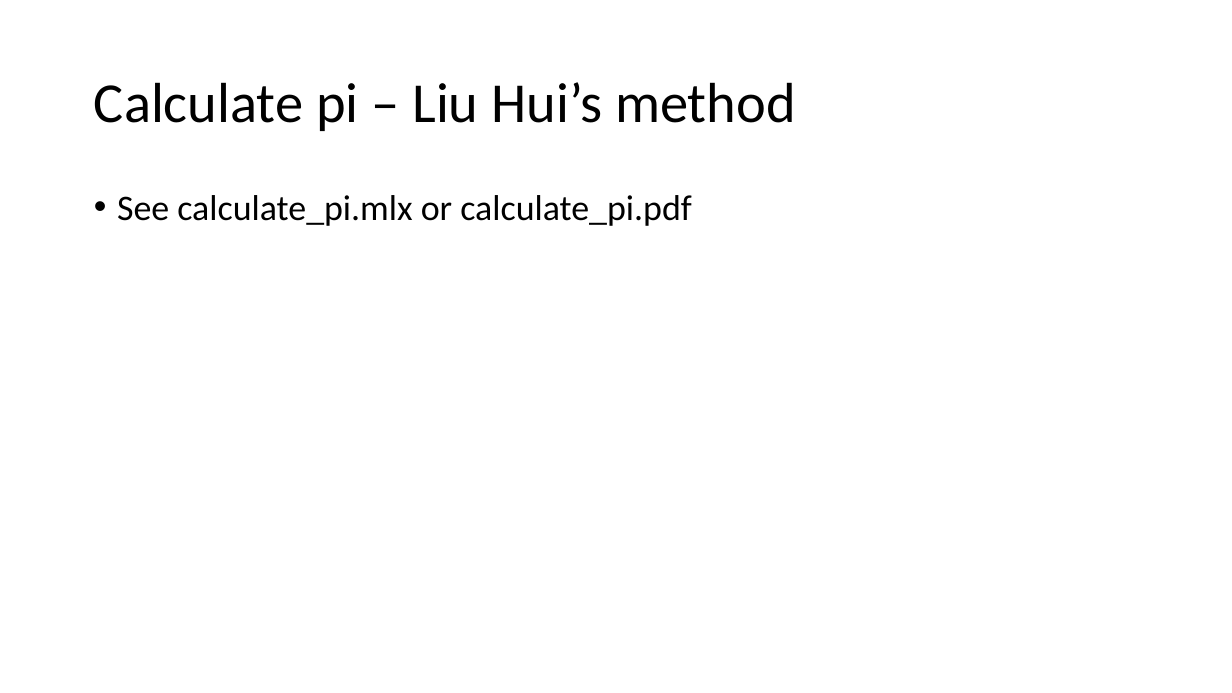
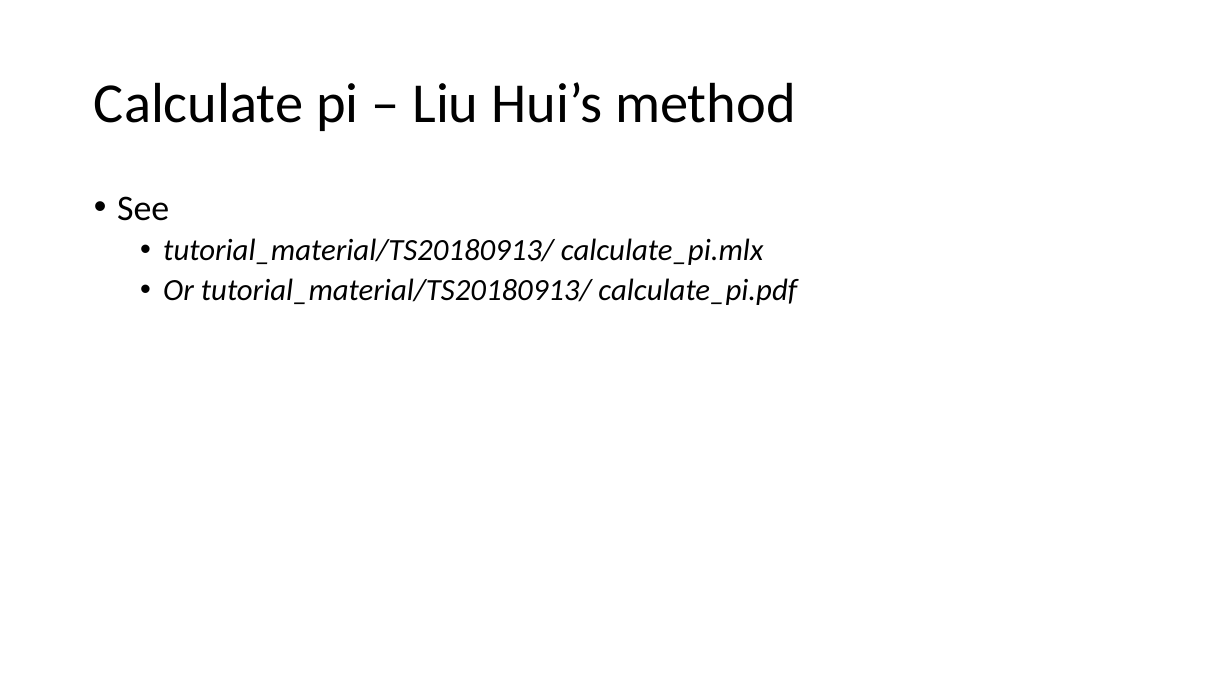
Before and after one commit to emailaddresses/PHYS4150-2018, a slide deck: slide 5 of tutorial_material/TS20180913/TS20180913.pptx. Drawn at 1232x693 pixels with LibreOffice and Linux fonts; fonts in the diff are those of the drawing. Boxes give left, top, right and bottom in pixels: in the first picture for what was removed or moved away, otherwise in the second. Text is boxed around its words. In the diff, an @@ line names an element or a change of style, - is before the commit and + after.

```diff
--- a/tutorial_material/TS20180913/TS20180913.pptx
+++ b/tutorial_material/TS20180913/TS20180913.pptx
@@ text at [117,196,797,305]: text changed; size 28 to 24 pt; italic on @@
-• See calculate_pi.mlx or calculate_pi.pdf
+• See
+  • tutorial_material/TS20180913/ calculate_pi.mlx
+  • Or tutorial_material/TS20180913/ calculate_pi.pdf
```
Also in this commit, not shown: 5 other slides changed, 4 other files.
